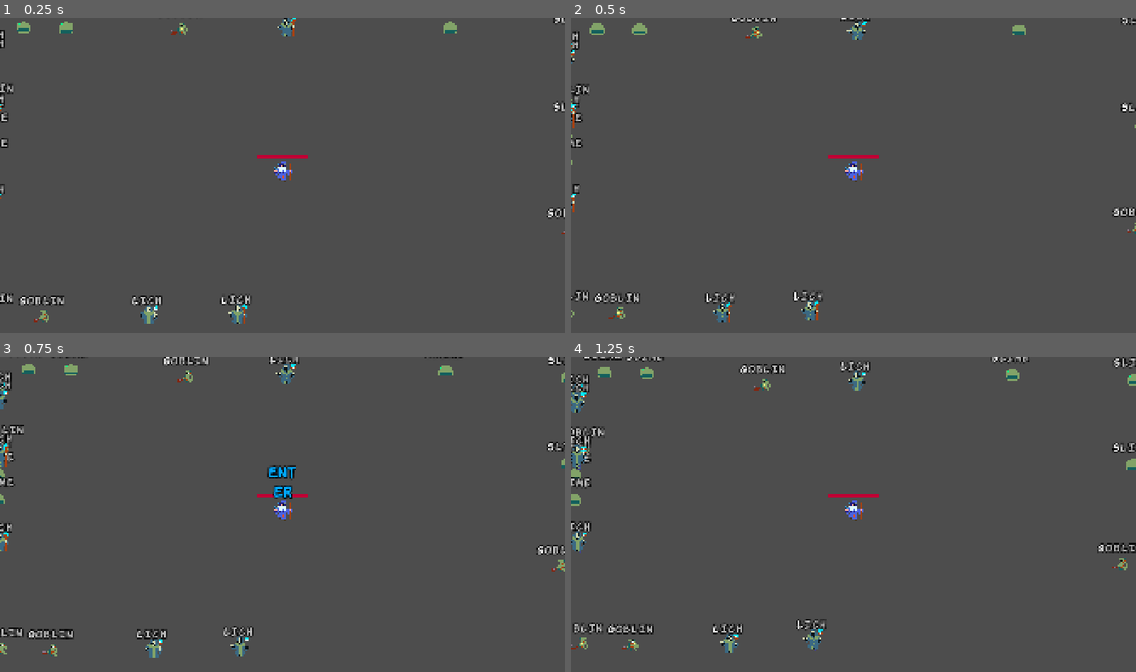
Above: before the commit, frames 1-4 (two rows, left to right).
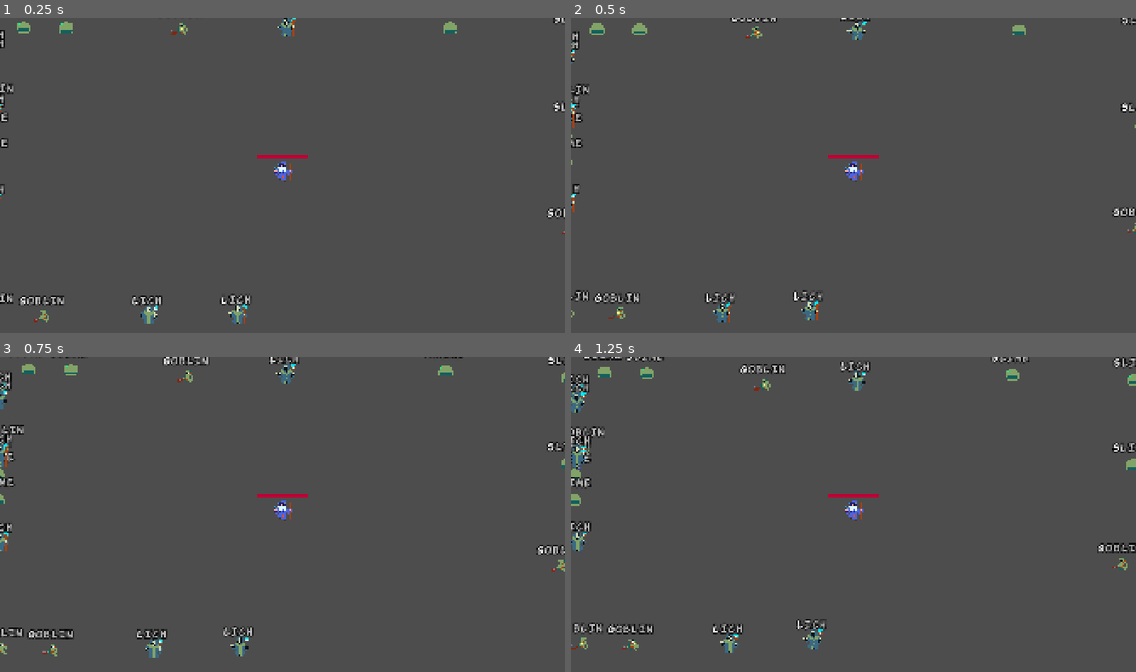
Above: after the commit, the same moments.

Repository: sixrobin/TypingGame
Game: Godot game, scene res://game.tscn
The game is run twice, just before and just after one commit, with the same random seed, the same clock (stepped at 60 frames per second) and the same inputs.
Inputs:
- Up to frame 1 (0.25 s): no input
- Up to frame 2 (0.5 s): no input
- Up to frame 3 (0.75 s): tap Enter at 0.5 s
- Up to frame 4 (1.25 s): no input

Frames 1-2 are identical in both runs. In frame 3, 0.3% of the frame differs, in the area x 47-53%, y 34-46%; in frame 4, nothing differs.

Commit message:
Only showing cast letter if input is an actual letter

Diff:
--- a/TypingGame/scripts/player.gd
+++ b/TypingGame/scripts/player.gd
@@ -18,6 +18,12 @@
 
 
 func on_letter_typed(_letter: String) -> void:
+	var letter_regex = RegEx.new()
+	letter_regex.compile("[a-zA-Z]")
+	var matches: Array[RegExMatch] = letter_regex.search_all(_letter)
+	if matches.size() != 1:
+		return
+
 	var cast_letter_instance: RichTextLabel = cast_letter_prefab.instantiate() as RichTextLabel
 	cast_letter_instance.text = _letter
 	cast_letter_instance.scale = Vector2.ZERO
